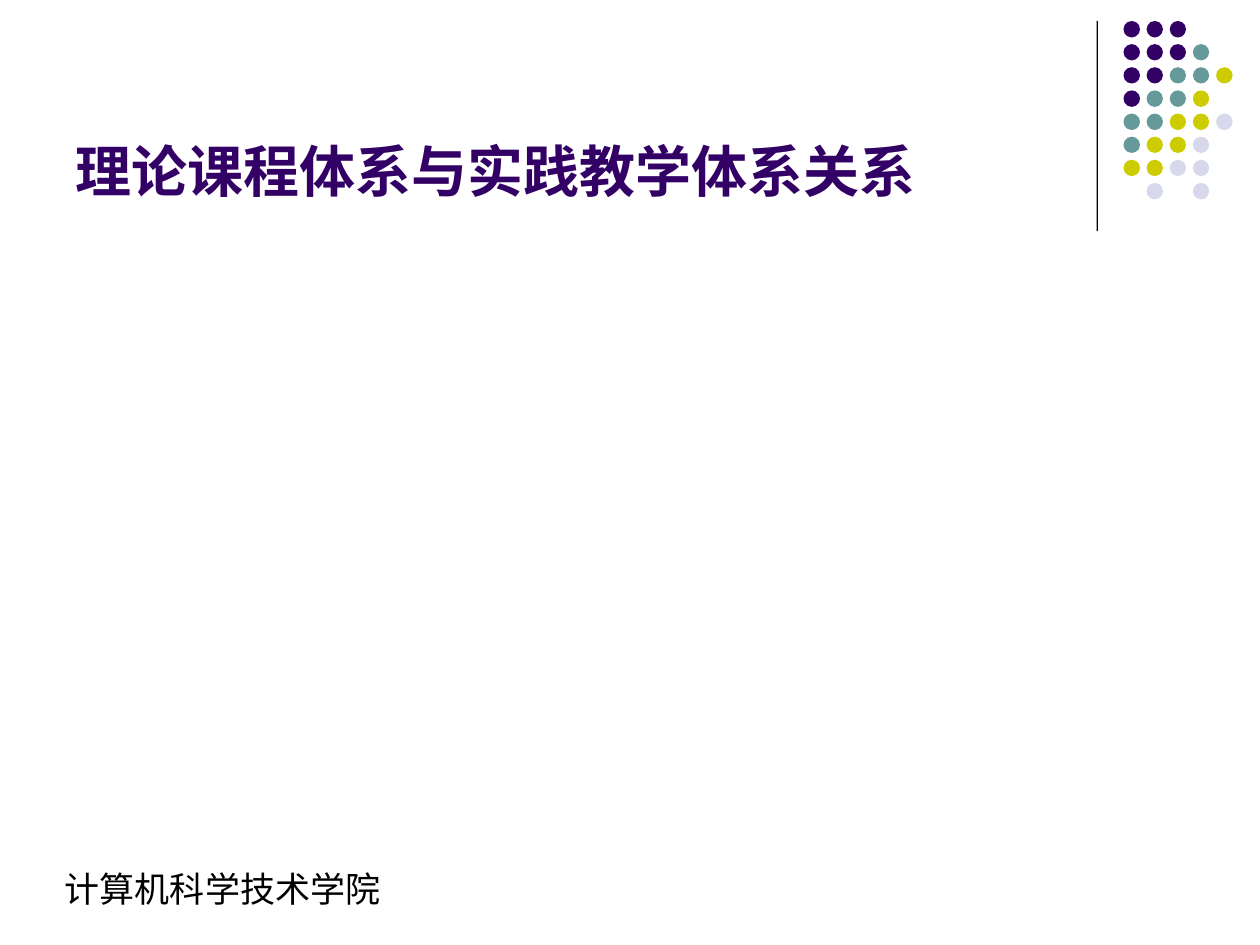
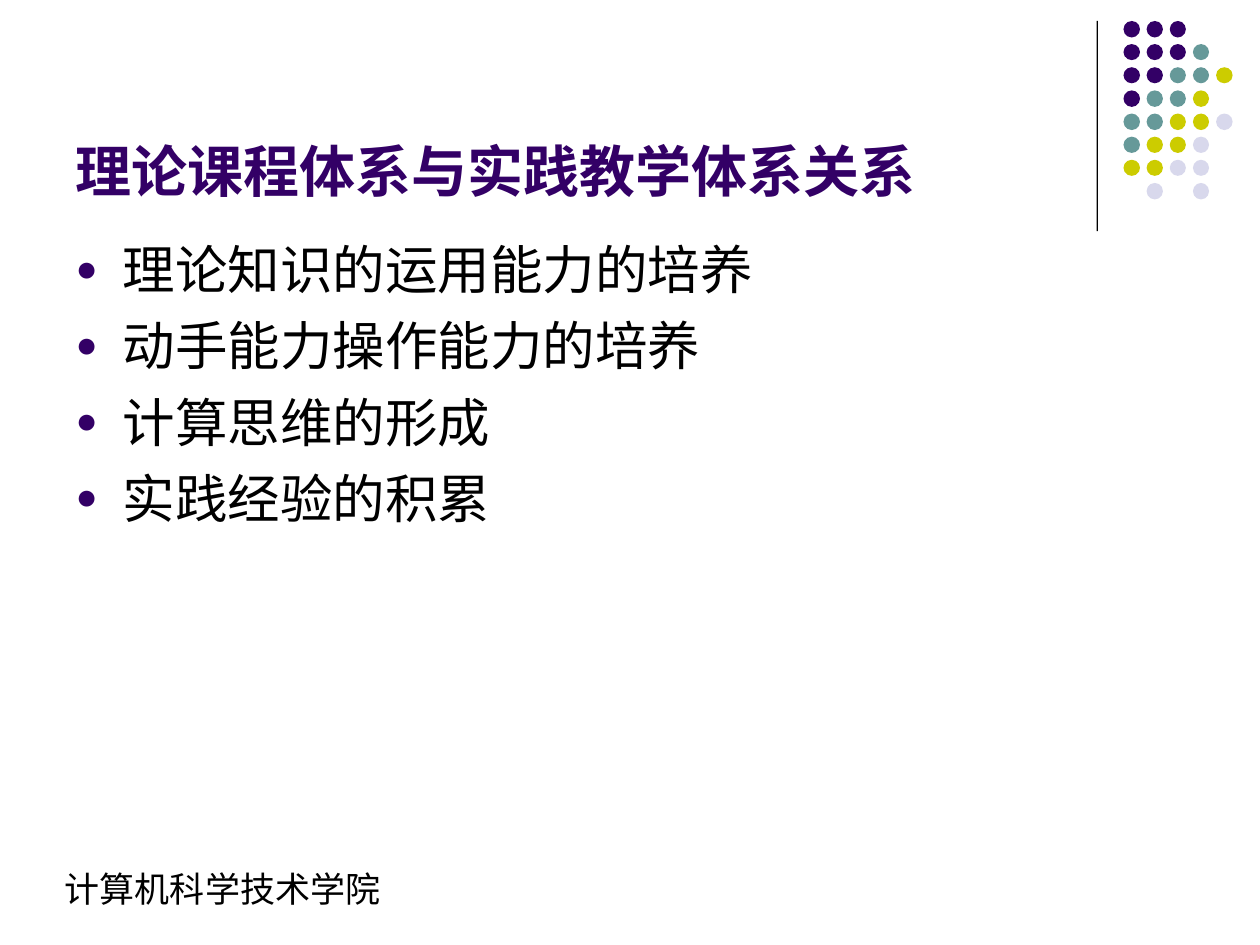
Before and after one commit to ciecclm/2016-, a slide deck: slide 7 of 软件工程培养方案汇报.ppt. Drawn at 1260x945 pixels with LibreOffice and Linux fonts; fonts in the diff are those of the drawing. Boxes give left, top, right and bottom in pixels: in the first picture for what was removed or moved away, otherwise in the second. Text is boxed around its words. In the diff, an @@ line names an element or a change of style, - is before the commit and + after.

```diff
--- a/软件工程培养方案汇报.ppt
+++ b/软件工程培养方案汇报.ppt
@@ text added at <box>123,244,753,523</box>, 30 pt, text #000000 @@
+● 理论知识的运用能力的培养
+● 动手能力操作能力的培养
+● 计算思维的形成
+● 实践经验的积累
```
Also in this commit, not shown: 3 other slides changed, 1 other file.
